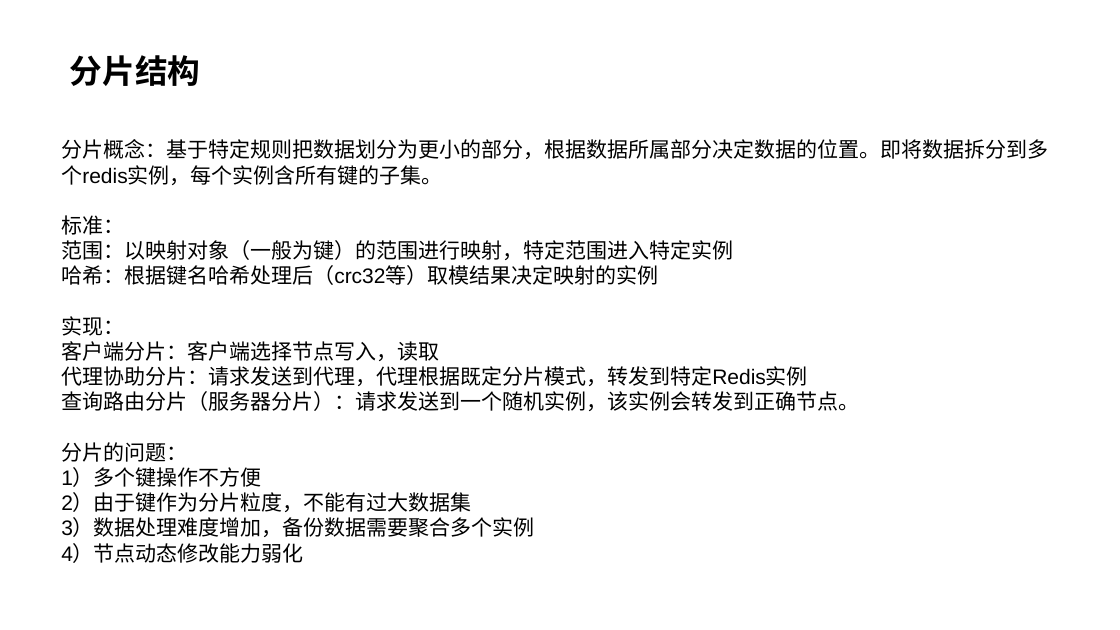
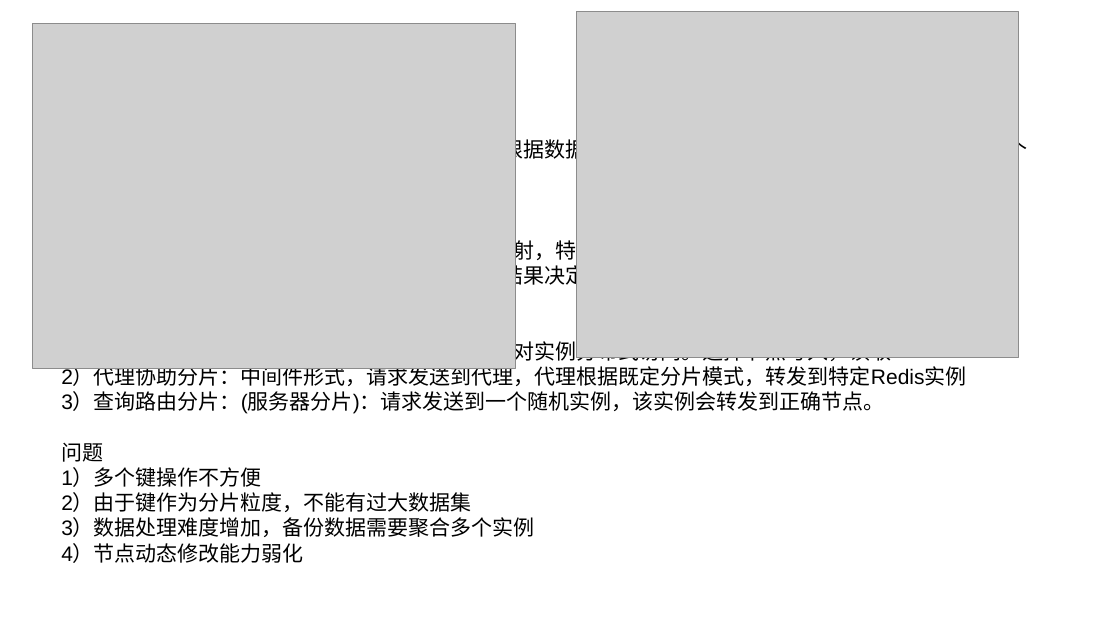
Before and after one commit to SoaringPhoenix/a-few-files, a slide deck: slide 19 of redis&memcached.pptx (slide 18 before the commit). Drawn at 1120x630 pixels with LibreOffice and Linux fonts; fonts in the diff are those of the drawing; grey boxes stand for pictures. Boxes give left, top, right and bottom in pixels: in the first picture for what was removed or moved away, otherwise in the second. Text is boxed around its words. In the diff, an @@ line names an element or a change of style, - is before the commit and + after.

```diff
--- a/redis&memcached.pptx
+++ b/redis&memcached.pptx
@@ picture added at (x1=33, y1=24, x2=516, y2=368) @@
@@ picture added at (x1=577, y1=12, x2=1019, y2=357) @@
@@ title removed at (x1=70, y1=55, x2=201, y2=86) @@
-分片结构
@@ text at (x1=61, y1=137, x2=1027, y2=462): text changed @@
-分片概念：基于特定规则把数据划分为更小的部分，根据数据所属部分决定数据的位置。即将数据拆分到多个redis实例，每个实例含所有键的子集。
-标准：
-范围：以映射对象（一般为键）的范围进行映射，特定范围进入特定实例
-哈希：根据键名哈希处理后（crc32等）取模结果决定映射的实例
-实现：
-客户端分片：客户端选择节点写入，读取
-代理协助分片：请求发送到代理，代理根据既定分片模式，转发到特定Redis实例
-查询路由分片（服务器分片）：请求发送到一个随机实例，该实例会转发到正确节点。
-分片的问题：
+概念：基于特定规则把数据划分为更小的部分，根据数据所属部分决定数据的位置。即将数据拆分到多个redis实例，每个实例含所有键的子集。
+标准
+1）范围：以映射对象（一般为键）的范围进行映射，特定范围进入特定实例
+2）哈希：根据键名哈希处理后（crc32等）取模结果决定映射的实例
+实现
+1）客户端分片：客户端根据既定路由规则，直接对实例分布式访问。选择节点写入，读取
+2）代理协助分片：中间件形式，请求发送到代理，代理根据既定分片模式，转发到特定Redis实例
+3）查询路由分片：(服务器分片)：请求发送到一个随机实例，该实例会转发到正确节点。
+问题
```
Also in this commit, not shown: 5 other slides changed, 2 slides added.
